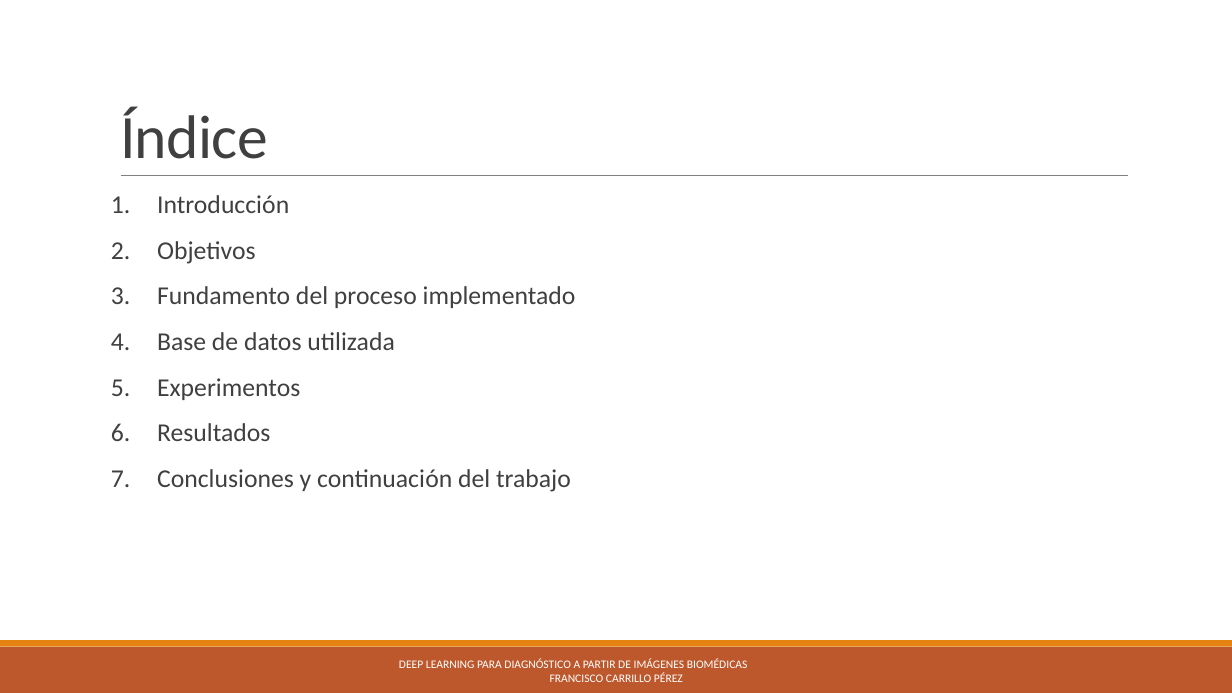
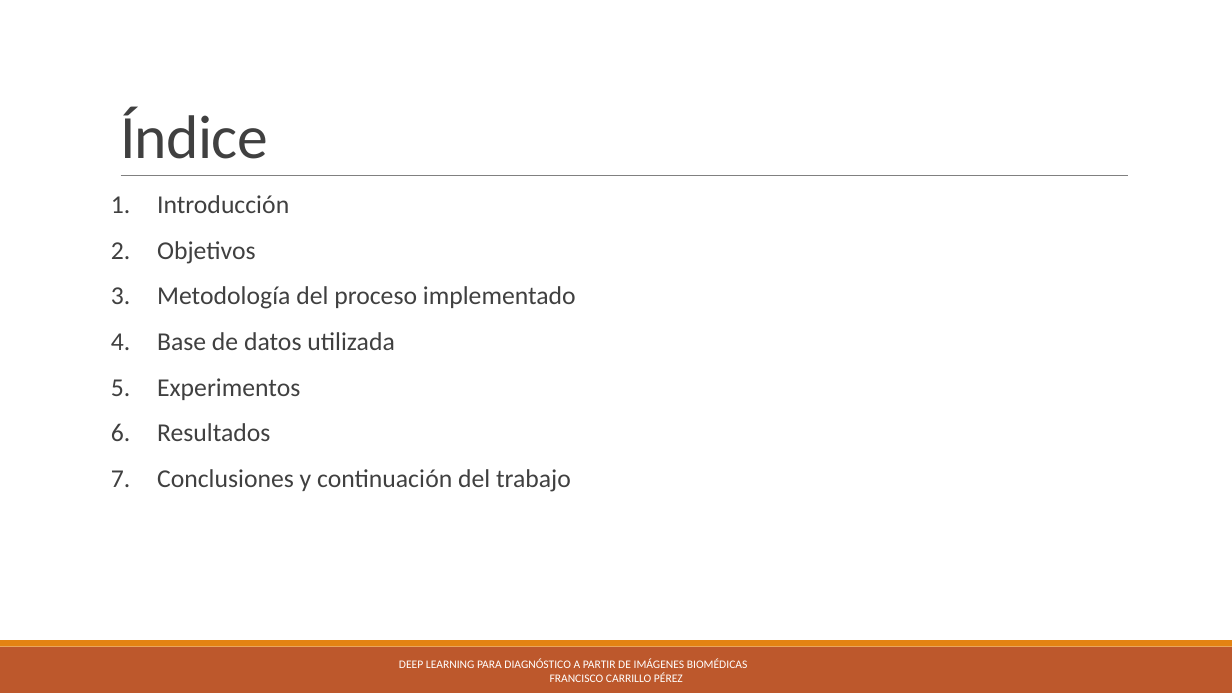
Before and after one commit to pacocp/Deep-Learning-para-diagnostico-a-partir-de-imagenes-Biomedicas, a slide deck: slide 2 of tfgpresentacion.pptx. Drawn at 1232x693 pixels with LibreOffice and Linux fonts; fonts in the diff are those of the drawing. Boxes give left, top, right and bottom in pixels: in the first picture for what was removed or moved away, otherwise in the second. Text is boxed around its words. In the diff, an @@ line names an element or a change of style, - is before the commit and + after.

```diff
--- a/tfgpresentacion.pptx
+++ b/tfgpresentacion.pptx
@@ text at <box>157,286,576,309</box>: text changed @@
-3. Fundamento del proceso implementado
+3. Metodología del proceso implementado
```
Also in this commit, not shown: 14 other slides changed, 1 slide added.
